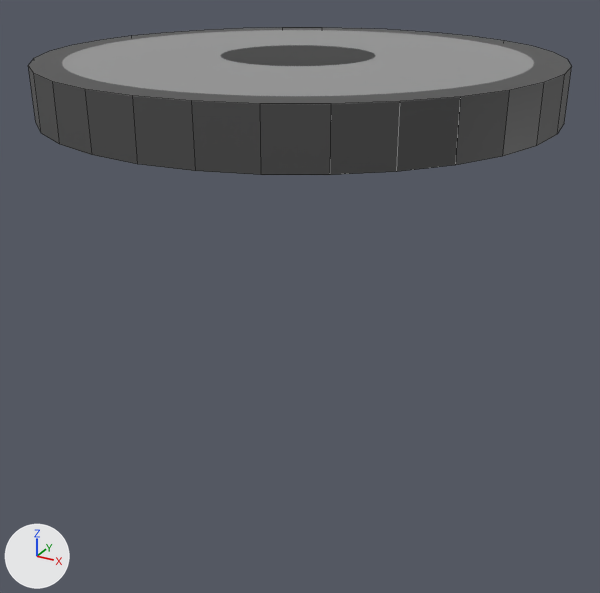
What one commit did to the Blender file assets/models/jet.blend.
Rendered twice from a 50 mm camera at (1.59, -2.9, 0.53) aimed at (-0.04, 0.08, -0.95). Every picture has the same lights, and +X, +Y and +Z are marked at lower left. Mesh edges are drawn as thin lines.
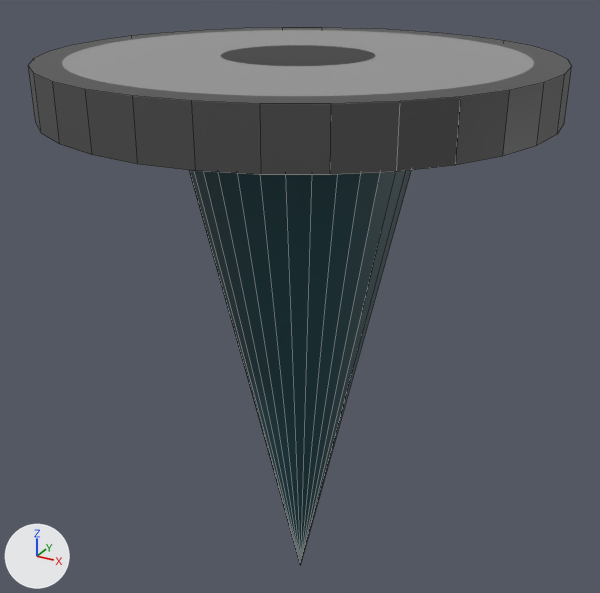
Commit message: add jet flame

Boxes [x1, y1, x2, y2] around the edits, measured in the pictures (600 x 593 px):
```json
{"object": "Flame", "change": "added", "after": [189, 170, 411, 564], "on screen": "cyan"}
```

Scene script edits in JSON lines:
```json
{"op": "add", "block": "img_jet_flame_png", "code": ["img_jet_flame_png = load_image('jet_flame.png', '../textures/jet_flame.png', 1024, 1024, 'sRGB')"]}
{"op": "add", "block": "mat_material_001", "code": ["mat_material_001 = principled_material('Material.001')", "mat_material_001.texture = img_jet_flame_png"]}
{"op": "add", "block": "me_cone", "code": ["me_cone = bpy.data.meshes.new('Cone')", "me_cone.from_pydata(...)  # 66 vertices, 64 faces; spans x -0.52..0.52, y -0.52..0.52, z -2.39..0.0", "me_cone.materials.append(mat_material_001)  # picture img_jet_flame_png"]}
{"op": "add", "block": "ob_flame", "code": ["ob_flame = bpy.data.objects.new('Flame', me_cone)", "ob_flame.location = (0.0, 0.0, 0.0)"]}
```
